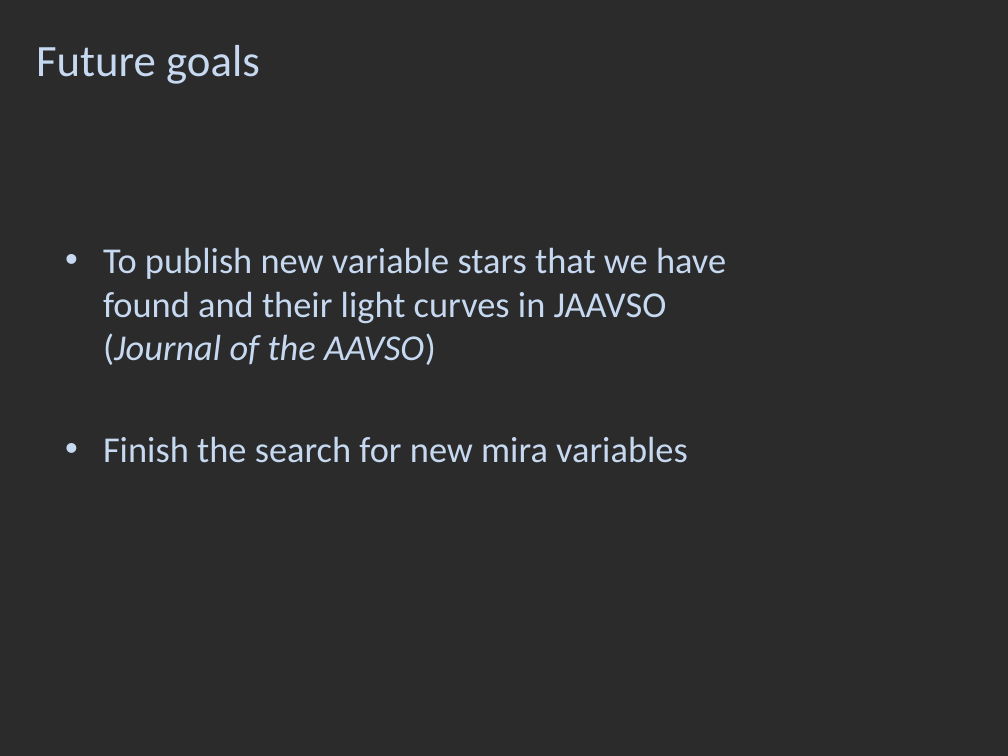
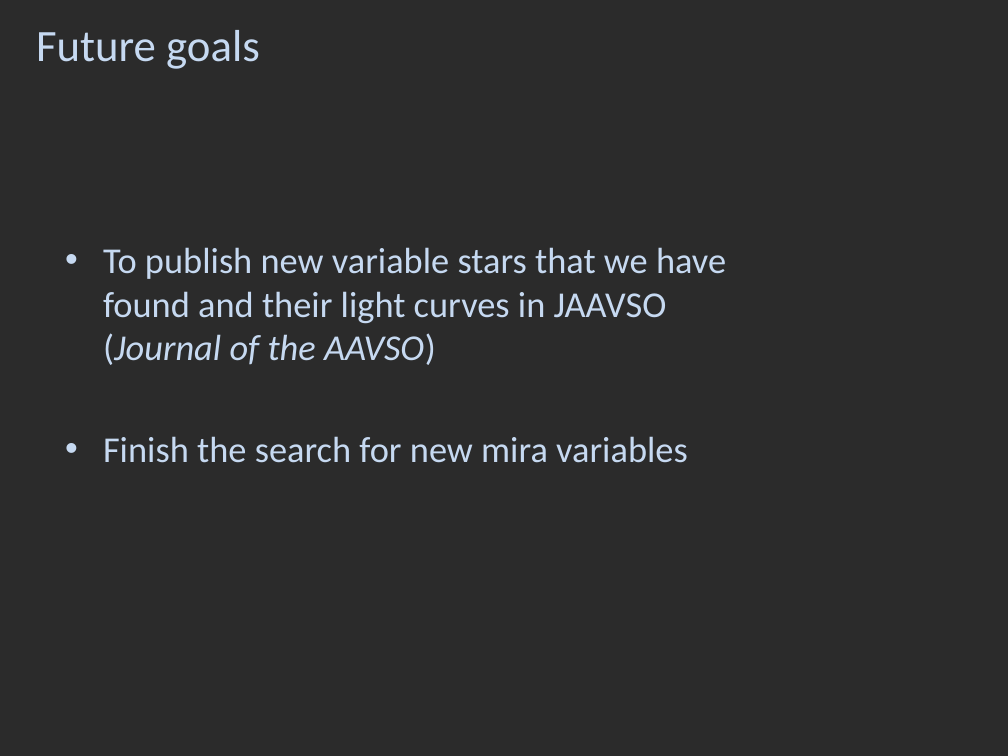
Before and after one commit to DinoBektesevic/vsa2009, a slide deck: slide 22 of The Photometry group.pptx. Drawn at 1008x756 pixels with LibreOffice and Linux fonts; fonts in the diff are those of the drawing; background and template pictures are left out; a plain dark background stands for a picture behind light text. Boxes give left, top, right and bottom in pixels: in the first picture for what was removed or moved away, otherwise in the second. Text is boxed around its words. In the diff, an @@ line names an element or a change of style, - is before the commit and + after.

```diff
--- a/The Photometry group.pptx
+++ b/The Photometry group.pptx
@@ title "Future goals": place and size @@
-title "Future goals" at <box>36,45,260,84</box>
+title "Future goals" at <box>36,30,260,69</box>
```
Also in this commit, not shown: 10 other slides changed.
